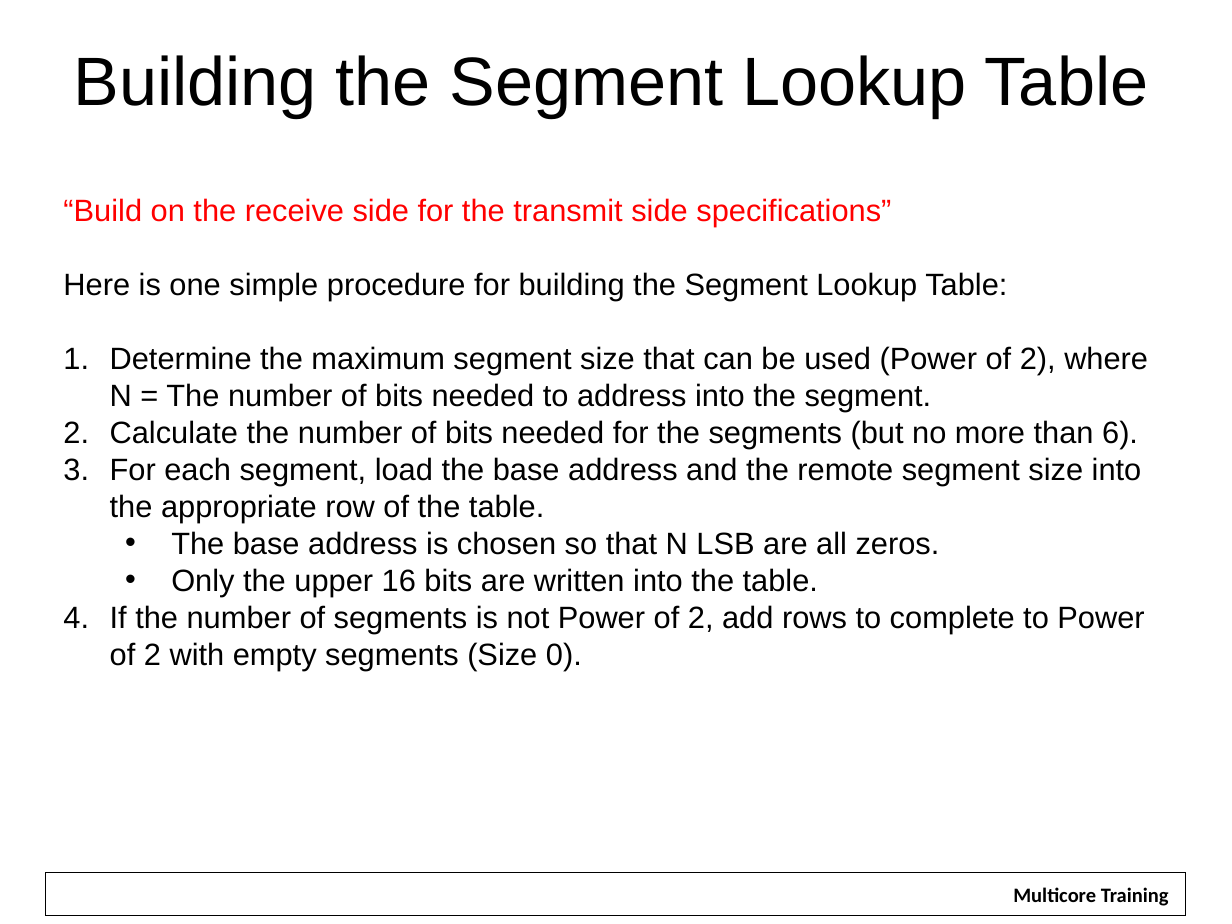
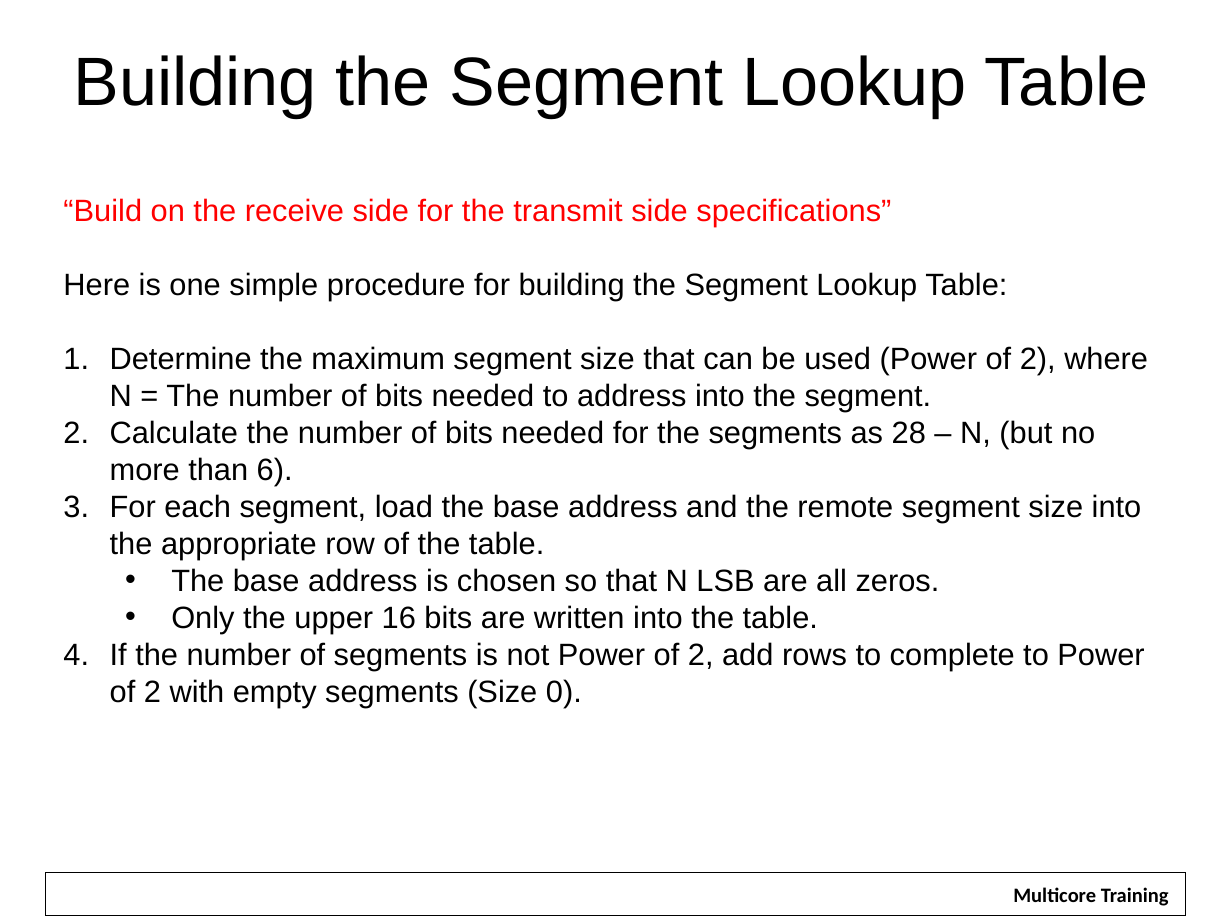
Before and after one commit to hari1989/keystone-workshop, a slide deck: slide 21 of slides/Intro to Hyperlink.pptx. Drawn at 1232x924 pixels with LibreOffice and Linux fonts; fonts in the diff are those of the drawing; background and template pictures are left out. Boxes give left, top, right and bottom in pixels: in the first picture for what was removed or moved away, otherwise in the second. Text is boxed around its words. In the diff, an @@ line names an element or a change of style, - is before the commit and + after.

```diff
--- a/slides/Intro to Hyperlink.pptx
+++ b/slides/Intro to Hyperlink.pptx
@@ text at (x1=110, y1=420, x2=1095, y2=485): text changed @@
-2. Calculate the number of bits needed for the segments (but no more than 6).
+2. Calculate the number of bits needed for the segments as 28 – N, (but no more than 6).
```
Also in this commit, not shown: 1 other file.
